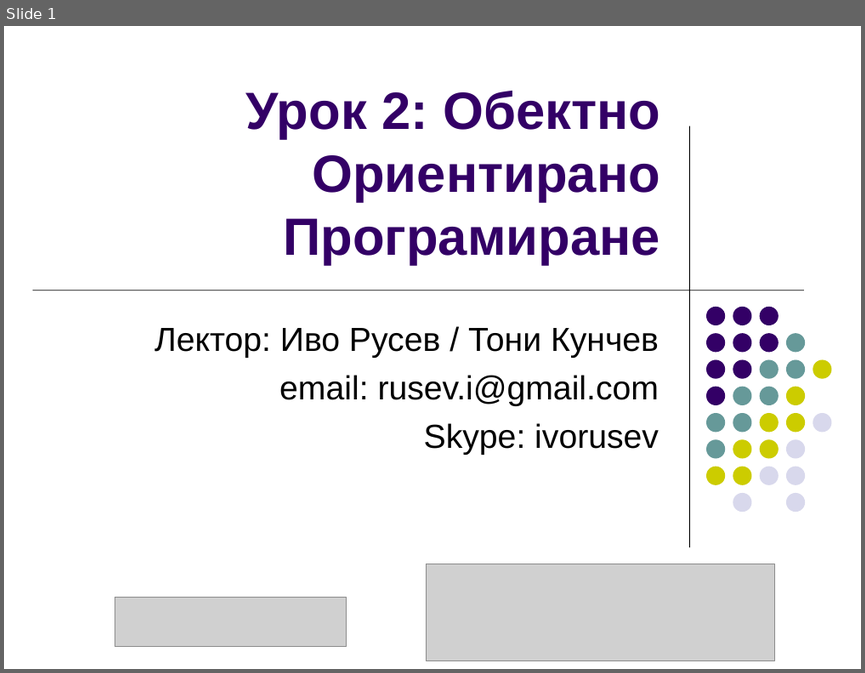
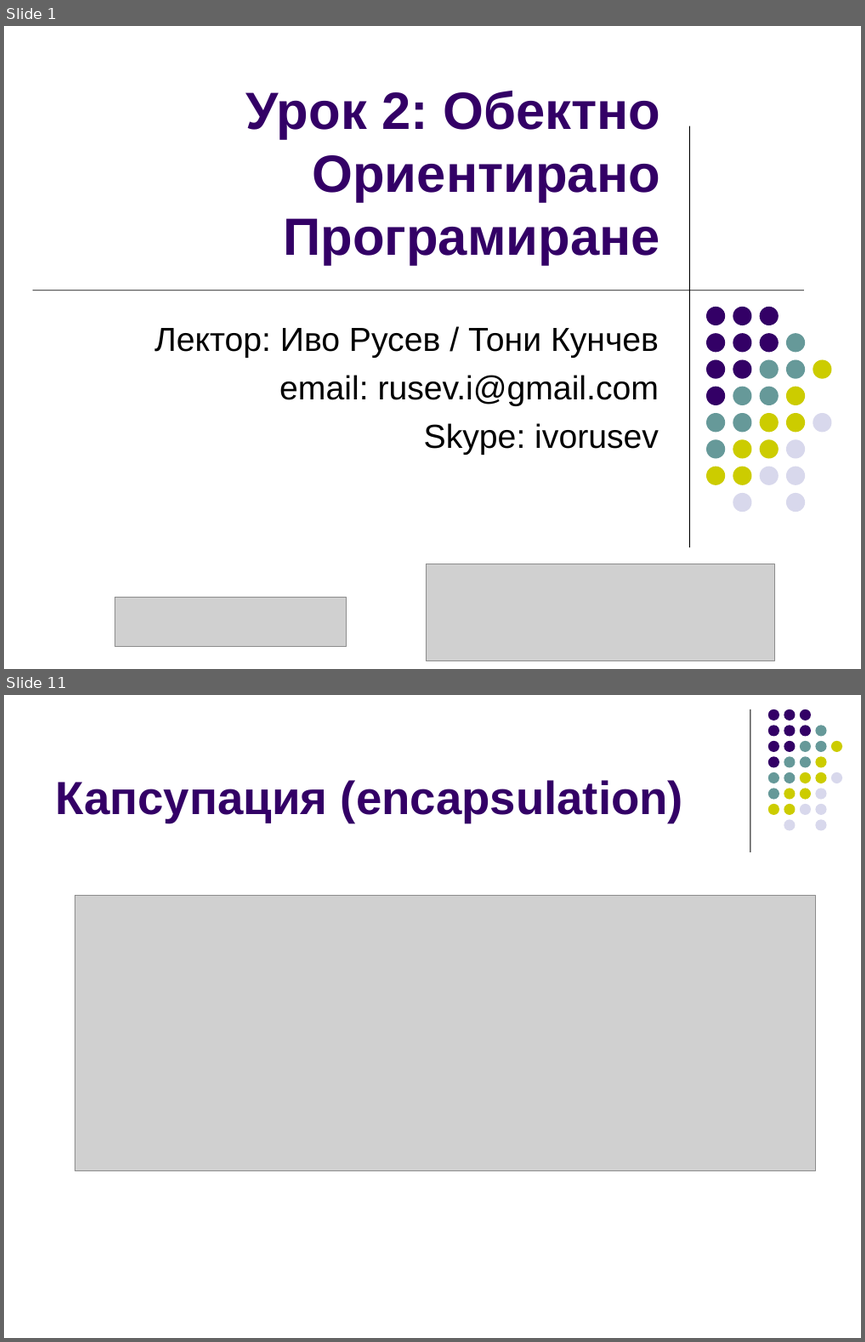
Before and after one commit to ivorusev/startup-factory-java-course, a slide deck: 2-OOP.ppt. Shown one above the other, each under a label of ours: slide 1 before the commit, slides 1 and 11 after it; the slides between them are not shown. The pictures are 865x673 and 865x1342 pixels, drawn with LibreOffice and Linux fonts; fonts in the diff are those of the drawing; grey boxes stand for pictures. Boxes give left, top, right and bottom in pixels: in the first picture for what was removed or moved away, otherwise in the second. Text is boxed around its words. In the diff, an @@ line names an element or a change of style, - is before the commit and + after.

```diff
--- a/2-OOP.ppt
+++ b/2-OOP.ppt
@@ slide 11 added at (x1=4, y1=695, x2=861, y2=1338), background #FFFFFF @@
@@ line added from (750, 709) to (750, 851), #000000 0.74 pt @@
@@ title added at (x1=55, y1=780, x2=683, y2=823), 39 pt, text #330066, bold @@
+Капсупация (encapsulation)
@@ group added at (x1=768, y1=709, x2=842, y2=830): 31 ellipses @@
@@ picture added at (x1=75, y1=895, x2=816, y2=1170) @@
```
Also in this commit, not shown: 4 slides changed, 8 other slides added.
